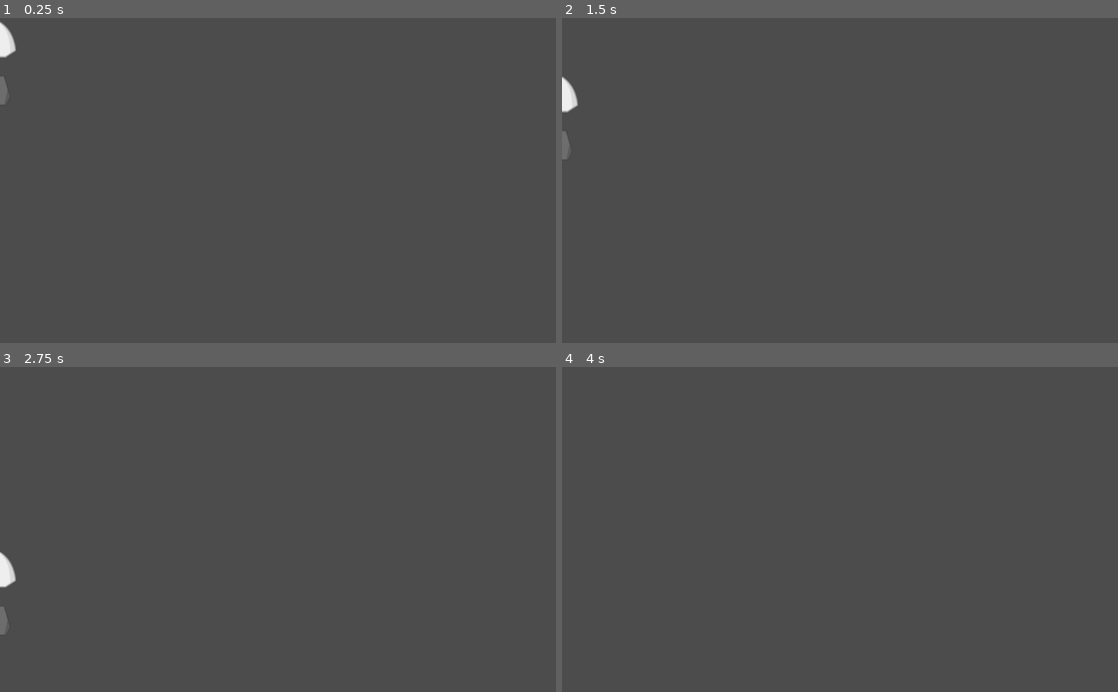
Above: before the commit, frames 1-4 (two rows, left to right).
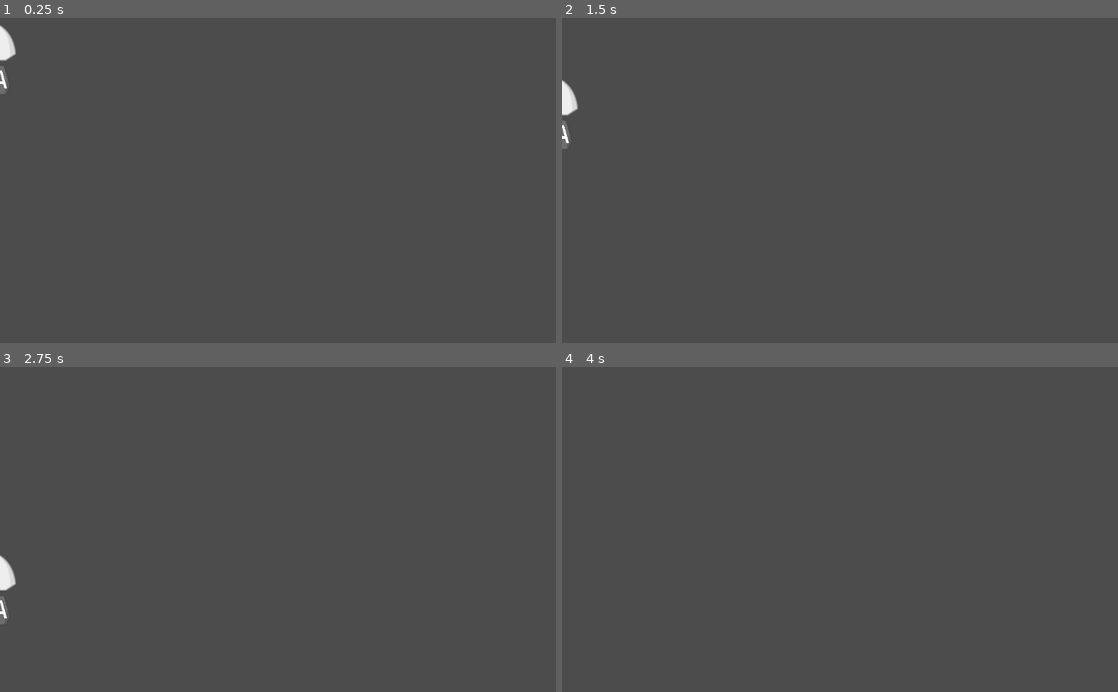
Above: after the commit, the same moments.

Repository: Comyune/game-drifter
Game: Godot game, scene res://player/chain/chain.tscn
The game is run twice, just before and just after one commit, with the same random seed, the same clock (stepped at 60 frames per second) and the same inputs. This scene is started directly instead of the project's main scene.
Inputs (mouse positions are in pixels of both pictures, inside the frame that each line leads up to):
- Up to frame 1 (0.25 s): no input
- Up to frame 2 (1.5 s): tap Enter (ui_accept) at 0.5, 0.77 s; move the mouse to (962, 164) at 0.52 s; hold Right (ui_right) 0.53-1.25 s; click (962, 164) at 0.67 s; drag from (728, 196) to (812, 245) at 1.27 s
- Up to frame 3 (2.75 s): move the mouse to (333, 458) at 2.02 s; hold Right (ui_right) from 2.03 s (still down)
- Up to frame 4 (4 s): release Right (ui_right) at 2.75 s; drag from (812, 594) to (673, 480) at 2.77 s; move the mouse to (1006, 578) at 3.52 s; hold Left (ui_left) from 3.53 s (still down); tap Enter (ui_accept) at 3.77 s

The runs differ from the first frame. In frame 1, 0.2% of the frame differs, in the area x 0-3%, y 1-27%; in frame 2, 0.2%, in the area x 0-3%, y 17-44%; in frame 3, 0.2%; in frame 4, nothing differs.

Commit message:
Added scene_mode support for chain

Diff:
--- a/godot-project/player/chain/chain.gd
+++ b/godot-project/player/chain/chain.gd
@@ -1,11 +1,15 @@
 extends Node2D
-var TailState = load('res://types/tail_state.gd')
-var Link = load('res://player/chain/chain_link.tscn')
-
+var TailState = preload('res://types/tail_state.gd')
+var Link = preload('res://player/chain/chain_link.tscn')
+var scene_mode : bool
 var links = []
 
+func _enter_tree():
+	print("ENTERED TREE:", self.name)
+
 func _ready():
-	pass
+    # scene_mode = get_node('/root/SceneMode').is_scene(self)
+	print("Scene mode: ", scene_mode)
 
 func set_tail_state(tail_state) -> void:
 	if links.size() > tail_state.size():
--- a/godot-project/player/chain/chain.tscn
+++ b/godot-project/player/chain/chain.tscn
@@ -19,8 +19,16 @@
 position = Vector2( 0, -2 )
 texture = ExtResource( 2 )
 
-[node name="LinkPosition" type="Node2D" parent="StartLink"]
+[node name="BackLinkPosition" type="Position2D" parent="StartLink"]
 position = Vector2( 0, 40 )
 
 [node name="ChainLink" parent="." instance=ExtResource( 3 )]
-position = Vector2( 0, 85 )
+position = Vector2( 0, 72 )
+script = null
+
+[node name="Position2D" type="Position2D" parent="ChainLink"]
+position = Vector2( 0, 70 )
+
+[node name="PinJoint2D" type="PinJoint2D" parent="."]
+node_a = NodePath("..")
+node_b = NodePath("../ChainLink")
--- a/godot-project/project.godot
+++ b/godot-project/project.godot
@@ -46,6 +46,10 @@
 
 config/name="Godot-project"
 run/main_scene="res://main.tscn"
+
+[autoload]
+
+SceneMode="*res://utils/scene_mode.gd"
 
 [debug]
 
--- /dev/null
+++ b/godot-project/test/unit/player/test_chain.gd
@@ -0,0 +1,11 @@
+extends "res://addons/gut/test.gd"
+var ChainScene = preload("res://player/chain/chain.tscn")
+
+var _chain = null
+
+func before_each():
+	_chain = ChainScene.instance()
+	get_tree().root.add_child(_chain)
+
+func test_ready():
+	assert_false(_chain.scene_mode)
--- a/godot-project/test/unit/test_player.gd
+++ b/godot-project/test/unit/player/test_player.gd
@@ -1,6 +1,7 @@
 extends "res://addons/gut/test.gd"
 var PlayerScene = load("res://player/player.tscn")
 var ControlState = load('res://player/control_state.gd')
+var CollisionResult = load('res://types/collision_result.gd')
 var BubbleScene = load('res://levels/level-objects/collectables/Bubble.tscn')
 
 const dummy_delta = 123
@@ -11,7 +12,6 @@
 	get_tree().root.add_child(_player)
 
 func test_ready():
-	_player._ready()
 	assert_is(_player.control_state, ControlState)
 	assert_connected(
 		_player.control_state, _player,
@@ -41,7 +41,11 @@
 
 func test_handle_collision():
 	var collision = double(KinematicCollision2D).new()
+	var collision_result = partial_double(CollisionResult).new()
+	collision_result.set_addition('A')
 	var bubble = double(BubbleScene).instance()
 	stub(collision, 'get_collider').to_return(bubble)
+	stub(bubble, 'on_collide_with_player').to_return(collision_result)
 	_player.handle_collision(collision)
 	assert_eq(_player.rotation_velocity, 0.0)
+	bubble.free()
--- /dev/null
+++ b/godot-project/utils/scene_mode.gd
@@ -0,0 +1,3 @@
+extends Node
+
+func is_scene(node): return node == node.get_tree().get_root()
